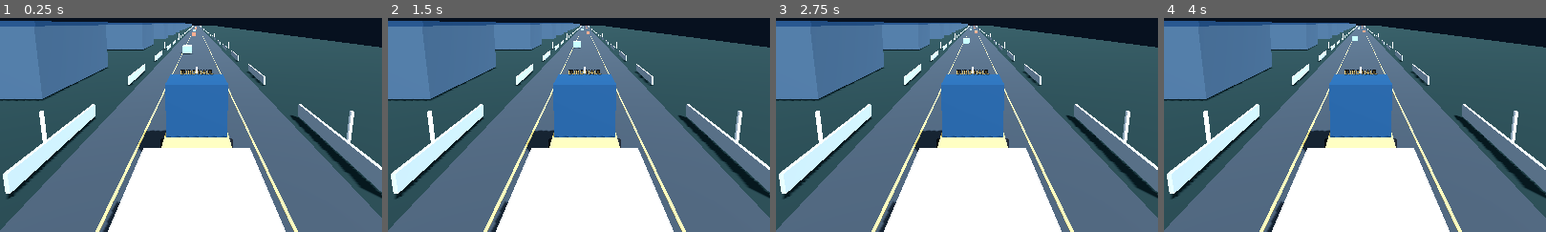
Above: before the commit, frames 1-4 (left to right).
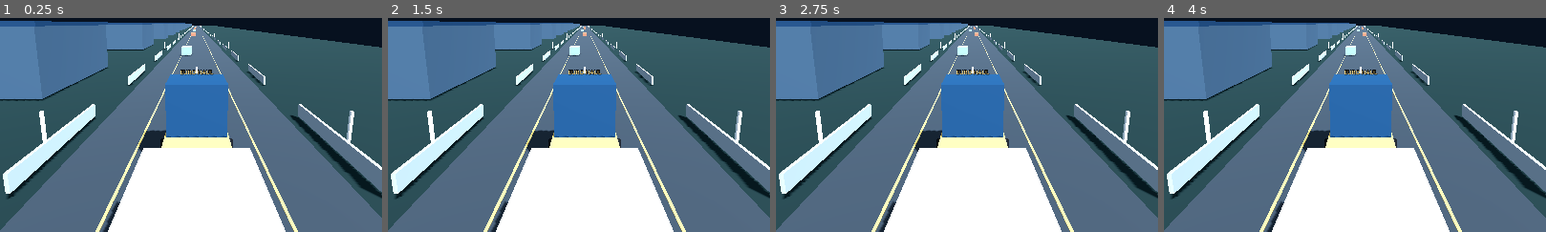
Above: after the commit, the same moments.

Repository: haseebop668-a11y/EURO-HAUL
Game: Godot game, scene res://Scenes/Main.tscn
Same seed, same stepped clock (60 frames per second), same inputs: the game is played once before the commit and once after it.
Inputs:
- Up to frame 1 (0.25 s): no input
- Up to frame 2 (1.5 s): click "ACCEPT FREIGHT" at 0.5 s; click "ACCEPT FREIGHT" at 1.25 s
- Up to frame 3 (2.75 s): click "◀" at 2 s
- Up to frame 4 (4 s): click "BRAKE" at 2.75 s; click "GAS" at 3.5 s
The pictures show only the part of the screen within x 24-74%, y 35-85%; the shares and areas given below are measured in that part.

The runs differ from the first frame. In frame 1, less than 0.1% of the frame differs, in the area x 47-52%, y 4-18%; in frame 2, 0.2%, in the area x 47-53%, y 3-18%; in frame 3, 0.2%; in frame 4, 0.2%.

Commit message:
feat: make AI traffic actors physics-collidable

Diff:
--- a/Godot/Scripts/traffic_vehicle.gd
+++ b/Godot/Scripts/traffic_vehicle.gd
@@ -1,4 +1,4 @@
-extends Node3D
+extends AnimatableBody3D
 class_name EuroHaulTrafficVehicle
 
 @export var cruise_speed_kmh := 48.0
